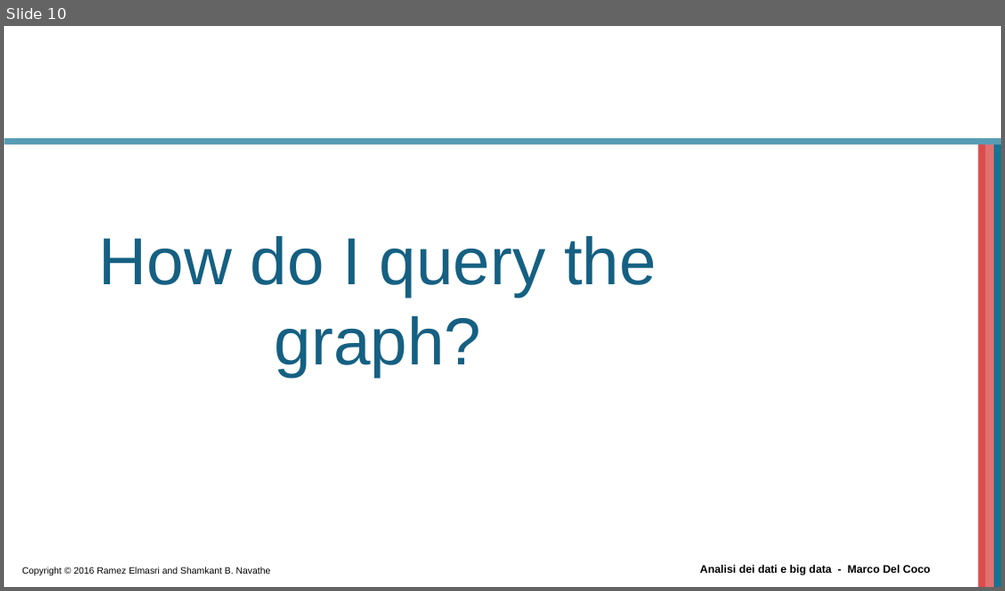
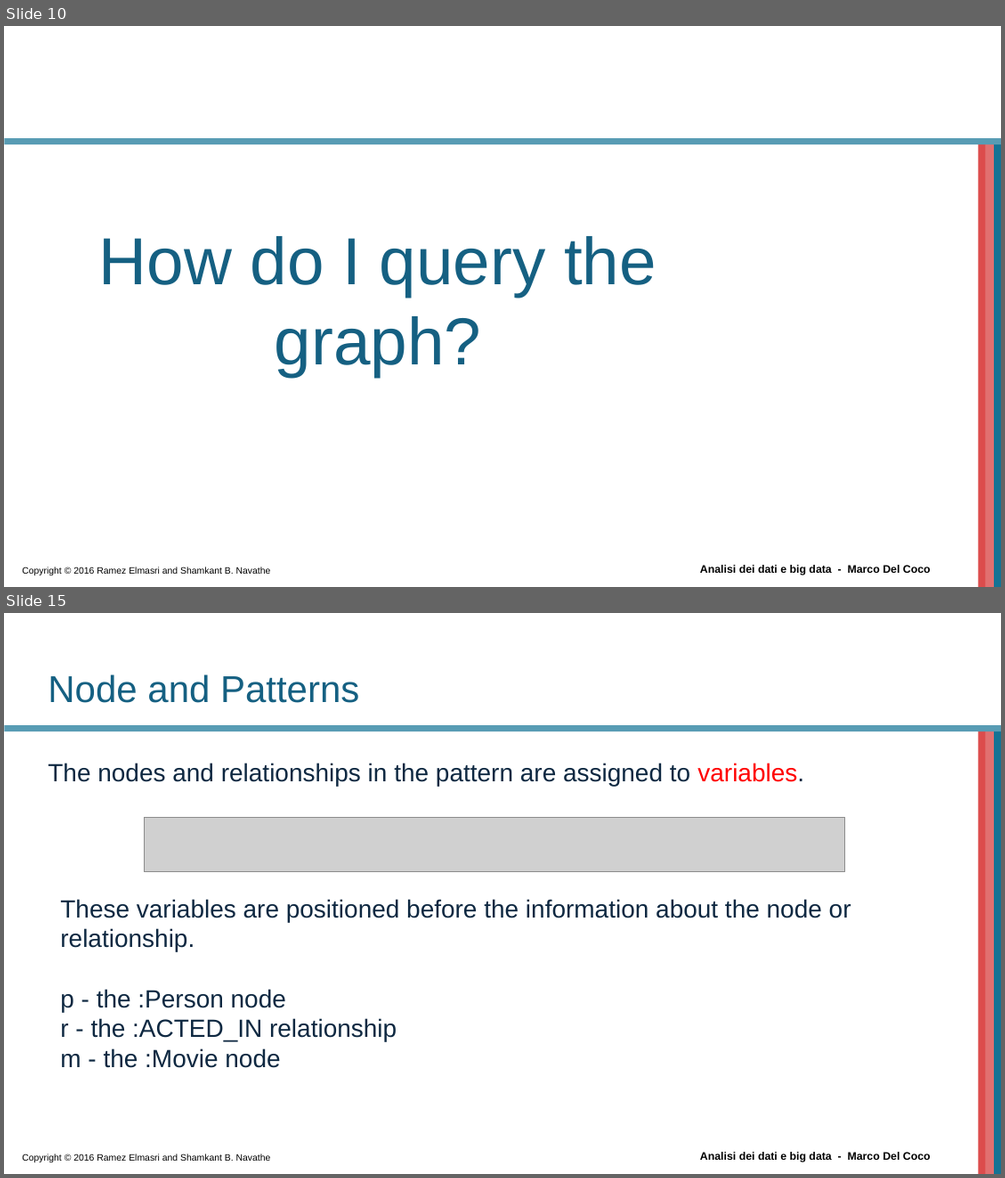
Before and after one commit to beppe2hd/AnalisiDati_BigData, a slide deck: materials/Introduction to Cypher.pptx. Shown one above the other, each under a label of ours: slide 10 before the commit, slides 10 and 15 after it; the slides between them are not shown. The pictures are 1005x591 and 1005x1178 pixels, drawn with LibreOffice and Linux fonts; fonts in the diff are those of the drawing; grey boxes stand for pictures; background and template pictures are left out. Boxes give left, top, right and bottom in pixels: in the first picture for what was removed or moved away, otherwise in the second. Text is boxed around its words. In the diff, an @@ line names an element or a change of style, - is before the commit and + after.

```diff
--- a/materials/Introduction to Cypher.pptx
+++ b/materials/Introduction to Cypher.pptx
@@ slide 15 added at (x1=4, y1=613, x2=1001, y2=1174), background #FFFFFF; not listed: 6 template elements that a slide beside it also shows @@
@@ title added at (x1=48, y1=674, x2=359, y2=703), 27 pt, text #156082 @@
+Node and Patterns
@@ text added at (x1=48, y1=763, x2=851, y2=1068), 18 pt, text #0E2841 @@
+The nodes and relationships in the pattern are assigned to variables.
+These variables are positioned before the information about the node or relationship.
+p - the :Person node
+r - the :ACTED_IN relationship
+m - the :Movie node
@@ picture added at (x1=144, y1=818, x2=844, y2=872) @@
```
Also in this commit, not shown: 2 slides changed, 17 other slides added, 1 slide removed, 2 other files.
